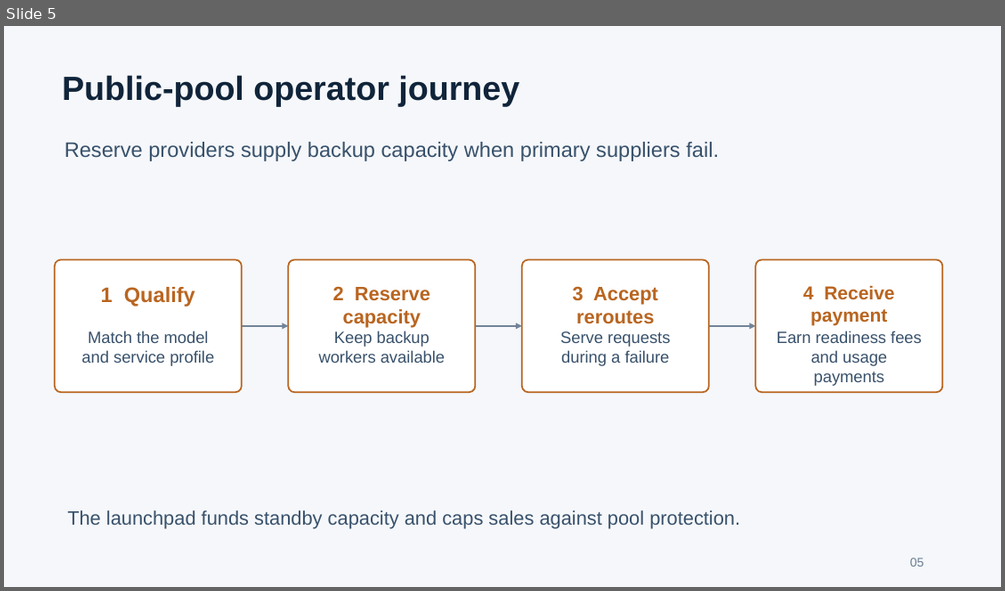
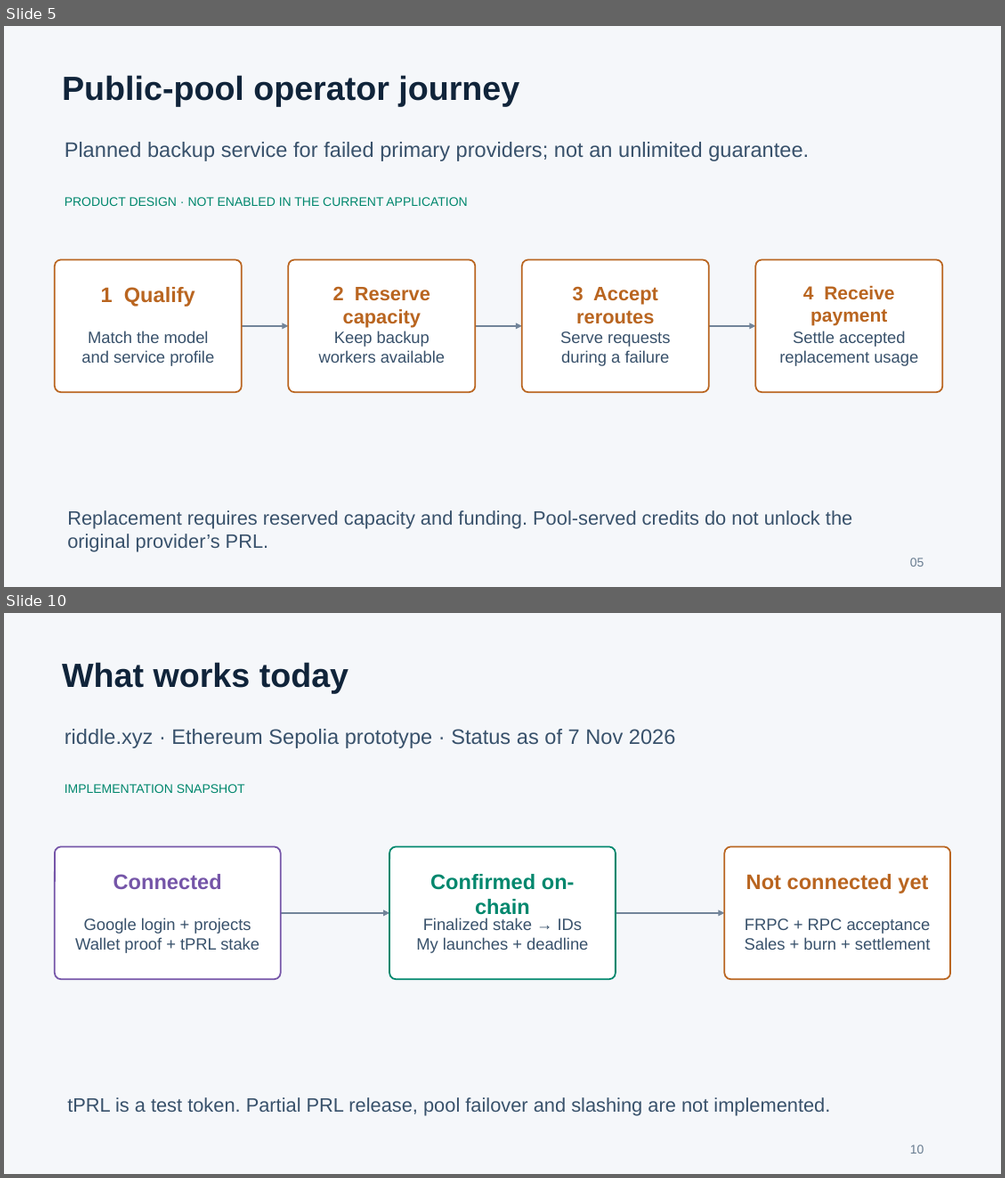
Before and after one commit to xgaozoyoe/cc-launchpad-router, a slide deck: apps/launchpad/public/whitepaper/ai-computing-credit-launchpad.pptx. Shown one above the other, each under a label of ours: slide 5 before the commit, slides 5 and 10 after it; the slides between them are not shown. The pictures are 1005x591 and 1005x1178 pixels, drawn with LibreOffice and Linux fonts; fonts in the diff are those of the drawing. Boxes give left, top, right and bottom in pixels: in the first picture for what was removed or moved away, otherwise in the second. Text is boxed around its words. In the diff, an @@ line names an element or a change of style, - is before the commit and + after.

Commit message:
Clarify white paper flows and proportional collateral release

```diff
--- a/apps/launchpad/public/whitepaper/ai-computing-credit-launchpad.pptx
+++ b/apps/launchpad/public/whitepaper/ai-computing-credit-launchpad.pptx
@@ slide 10 added at box(4, 613, 1001, 1174), background #F5F7FA @@
@@ text added at box(62, 662, 348, 694), 32.2 pt, text #10243A, bold @@
+What works today
@@ text added at box(65, 729, 676, 748), 20.2 pt, text #38516B @@
+riddle.xyz · Ethereum Sepolia prototype · Status as of 7 Nov 2026
@@ text added at box(65, 784, 245, 793), 12 pt, text #00876D @@
+IMPLEMENTATION SNAPSHOT
@@ rounded rectangle added at box(55, 846, 281, 979), fill #FFFFFF, outline #7555A8 1.5 pt @@
@@ rounded rectangle added at box(390, 846, 615, 979), fill #FFFFFF, outline #00876D 1.5 pt @@
@@ rounded rectangle added at box(725, 846, 951, 979), fill #FFFFFF, outline #B96520 1.5 pt @@
@@ text added at box(113, 874, 222, 889), 20.2 pt, text #7555A8, bold @@
+Connected
@@ text added at box(430, 874, 574, 918), 20.2 pt, text #00876D, bold @@
+Confirmed on-chain
@@ text added at box(746, 874, 928, 893), 20.2 pt, text #B96520, bold @@
+Not connected yet
@@ text added at box(75, 917, 259, 953), 15.8 pt, text #38516B @@
+Google login + projects
+Wallet proof + tPRL stake
@@ arrow added from (281, 913) to (390, 913), #718499 1.88 pt @@
@@ text added at box(416, 917, 588, 953), 15.8 pt, text #38516B @@
+Finalized stake → IDs
+My launches + deadline
@@ arrow added from (615, 913) to (725, 913), #718499 1.88 pt @@
@@ text added at box(744, 918, 930, 949), 15.8 pt, text #38516B @@
+FRPC + RPC acceptance
+Sales + burn + settlement
@@ text added at box(67, 1097, 830, 1116), 18.8 pt, text #38516B @@
+tPRL is a test token. Partial PRL release, pool failover and slashing are not implemented.
@@ text added at box(910, 1144, 924, 1153), 12 pt, text #687C90 @@
+10
@@ slide 5 changed as well @@
@@ text at box(65, 142, 809, 161): text changed @@
-Reserve providers supply backup capacity when primary suppliers fail.
+Planned backup service for failed primary providers; not an unlimited guarantee.
@@ text added at box(65, 197, 467, 206), 12 pt, text #00876D @@
+PRODUCT DESIGN · NOT ENABLED IN THE CURRENT APPLICATION
@@ text at box(779, 330, 918, 366): text changed @@
-Earn readiness fees
-and usage payments
+Settle accepted
+replacement usage
@@ text at box(67, 510, 852, 552): text changed @@
-The launchpad funds standby capacity and caps sales against pool protection.
+Replacement requires reserved capacity and funding. Pool-served credits do not unlock the original provider’s PRL.
```
Also in this commit, not shown: 7 other slides changed, 1 other slide added, 2 slides removed, 1 other file.
